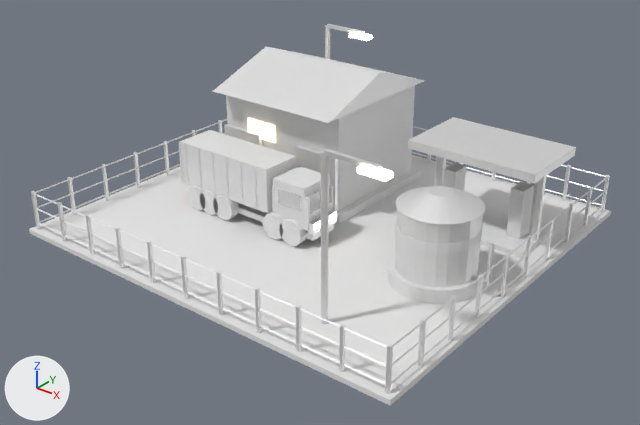
The FBX model Assets/Art/KayseriIsland/Models/Iron/Phase1/Fleet_P1.fbx: old version first, new version second.
Rendered twice from a camera (50 mm lens) standing at (3.9, -59.0, 34.1) and looking at (-25.3, -22.4, 11.5). The lights are fixed; the arrows at lower left show +X, +Y and +Z. The older version comes first. Where no turn or scale is listed for an object, it has been applied to the vertices. Vertices at exactly the same position are counted once.

Script lines for the objects in view, before the commit:
```python
ob_fleet_doors = bpy.data.objects.new('Fleet.Doors', me_fleet_doors_001)
ob_fleet_doors.location = (0.0, 0.0, 9.96)
ob_fleet_fueltank = bpy.data.objects.new('Fleet.FuelTank', me_fleet_fueltank_001)
ob_fleet_fueltank.location = (-17.0, -23.0, 10.26)
ob_fleet_garage = bpy.data.objects.new('Fleet.Garage', me_fleet_garage_001)
ob_fleet_garage.location = (-30.0, -16.5, 10.26)
ob_fleet_lamp0 = bpy.data.objects.new('Fleet.Lamp0', me_fleet_lamp0_001)
ob_fleet_lamp0.location = (-33.0, -12.0, 10.26)
ob_fleet_parked0 = bpy.data.objects.new('Fleet.Parked0', me_fleet_trucksrc_001)
ob_fleet_parked0.location = (-29.0, -23.5, 10.26)
ob_fleet_yard = bpy.data.objects.new('Fleet.Yard', me_fleet_yard_001)
ob_fleet_yard.location = (0.0, 0.0, 9.96)
# also in view: 'Fleet.Lamp1' at (-17.3, -30.0, 14.8); 'Fleet.FuelIsland' at (-18.0, -16.0, 12.9); 'Fleet.Fence' at (-26.0, -21.0, 11.5)
```
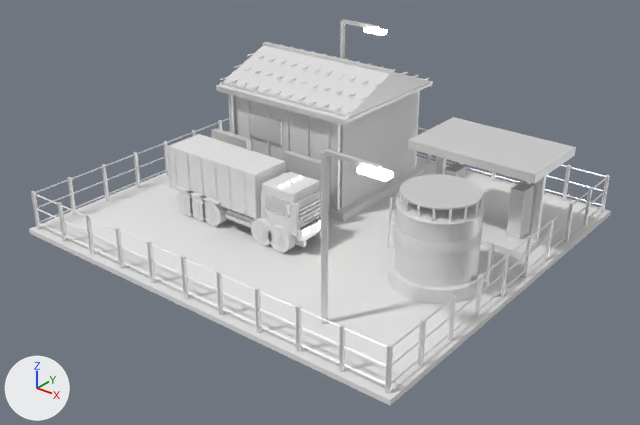
The change, as a list of edits to the scene's bpy script:
```text
Change me_fleet_fueltank_001:
    remove me_fleet_fueltank_001.from_pydata(...)  # 224 vertices, 420 faces; spans x -2.53..3.22, y -2.53..2.53, z 0.0..5.15
    add me_fleet_fueltank_001.from_pydata(...)  # 528 vertices, 916 faces; spans x -2.87..3.22, y -2.53..2.53, z 0.0..5.18
    me_fleet_fueltank_001 part 1: a new loose piece, a 24-sided cylinder along z spanning x -2.09..2.09, y -2.09..2.09, z 5.095..5.185, in mat_steel_dk (white #e7e7e7)
    me_fleet_fueltank_001 part 2: a new loose piece, a box spanning x -2.865..-2.775, y -0.345..-0.255, z 1.1..4.1, in mat_steel_dk (white #e7e7e7)
    other edits to the shape of me_fleet_fueltank_001 do not show in these pictures
Change me_fleet_trucksrc_001:
    remove me_fleet_trucksrc_001.from_pydata(...)  # 408 vertices, 696 faces; spans x -5.45..4.95, y -1.46..1.46, z 0.0..4.18
    add me_fleet_trucksrc_001.from_pydata(...)  # 1180 vertices, 2028 faces; spans x -5.45..4.95, y -1.71..1.71, z 0.0..4.18
    me_fleet_trucksrc_001 part 3: a new loose piece, a box spanning x -4.79..4.79, y -0.85..-0.59, z 0.49..0.96, in mat_steel_dk (white #e7e7e7)
    me_fleet_trucksrc_001 part 4: a new loose piece, a 12-sided cylinder along y spanning x 3.0..3.99, y -1.48..-0.88, z 0.3..1.29, in mat_steel_dk (white #e7e7e7)
    me_fleet_trucksrc_001 part 5: a new loose piece, a 12-sided cylinder along y spanning x 1.71..2.7, y -1.48..-0.88, z 0.3..1.29, in mat_steel_dk (white #e7e7e7)
    me_fleet_trucksrc_001 part 6: a new loose piece, a 12-sided cylinder along y spanning x -2.32..-1.33, y -1.48..-0.88, z 0.3..1.29, in mat_steel_dk (white #e7e7e7)
    me_fleet_trucksrc_001 part 7: a new loose piece, a 12-sided cylinder along y spanning x -3.46..-2.47, y -1.48..-0.88, z 0.3..1.29, in mat_steel_dk (white #e7e7e7)
    me_fleet_trucksrc_001 part 8: a new loose piece, a 12-sided cylinder along y spanning x -4.52..-3.53, y -1.48..-0.88, z 0.3..1.29, in mat_steel_dk (white #e7e7e7)
    me_fleet_trucksrc_001 part 9: a new loose piece, a box spanning x -2.55..-1.1, y -1.56..-0.8, z 1.61..1.73, in mat_white (white #e7e7e7)
    me_fleet_trucksrc_001 part 10: 51 vertices moved from x -4.72..3.89, y -1.46..1.46, z 0.11..1.49 to x -4.81..3.84, y -1.46..1.46, z 0.08..1.52; 157 vertices removed from x -4.83..4.79, y -1.46..1.46, z 0.11..1.49; 409 vertices added at x -4.81..4.7, y -1.71..1.71, z 0.08..3.82
    other edits to the shape of me_fleet_trucksrc_001 do not show in these pictures
    add me_fleet_trucksrc_001.materials.append(mat_steel_lt)  # white #e7e7e7
Change me_fleet_garage_001:
    remove me_fleet_garage_001.from_pydata(...)  # 54 vertices, 80 faces; spans x -5.0..5.0, y -5.1..5.1, z 0.0..8.26
    add me_fleet_garage_001.from_pydata(...)  # 990 vertices, 1484 faces; spans x -5.17..5.17, y -4.67..4.67, z 0.0..8.36
    me_fleet_garage_001 part 11: the loose piece of 6 vertices spanning x -4.6..4.6, y -5.1..5.1, z 6.5..8.26 is scaled about its middle by (1.11, 0.902, 1)
    me_fleet_garage_001 part 12: 704 vertices added at x -5.17..5.17, y -4.67..4.67, z 0.5..8.36
    other edits to the shape of me_fleet_garage_001 do not show in these pictures
    add me_fleet_garage_001.materials.append(mat_steel)  # white #e7e7e7
Change ob_fleet_lamp0:
    ob_fleet_lamp0.location: (-33.0, -12.0, 10.26) -> (-33.0, -10.31, 10.26)
Change ob_fleet_parked0:
    ob_fleet_parked0.location: (-29.0, -23.5, 10.26) -> (-29.0, -24.46, 10.26)
Change ob_fleet_doors:
    ob_fleet_doors.location: (0.0, 0.0, 9.96) -> (0.0, -1.15, 9.96)
Change ob_fleet_garage:
    ob_fleet_garage.location: (-30.0, -16.5, 10.26) -> (-30.0, -16.08, 10.26)
```

Boxes [x1, y1, x2, y2] around the edits, measured in the pictures (640 x 425 px; the box of a moved part takes in the faces that stretch with it):
'Fleet.Garage', reshaped, moved
    before: [213, 47, 425, 224]
    after: [216, 42, 433, 222]
'Fleet.Parked0', reshaped, moved
    before: [178, 130, 337, 246]
    after: [167, 134, 321, 253]
'Fleet.FuelTank', reshaped (10% taller)
    before: [388, 186, 495, 304]
    after: [388, 174, 495, 304]
'Fleet.Doors', moved
    before: [224, 124, 339, 212]
    after: [212, 129, 321, 191]
'Fleet.Lamp0', moved
    before: [325, 24, 372, 59]
    after: [340, 19, 387, 59]
part 1 of me_fleet_fueltank_001, added
    after: [400, 174, 483, 210]
part 2 of me_fleet_fueltank_001, added
    after: [388, 197, 392, 248]
part 3 of me_fleet_trucksrc_001, added
    after: [226, 208, 306, 247]
part 4 of me_fleet_trucksrc_001, added
    after: [272, 231, 285, 248]
part 5 of me_fleet_trucksrc_001, added
    after: [255, 225, 268, 241]
part 6 of me_fleet_trucksrc_001, added
    after: [205, 206, 217, 221]
part 7 of me_fleet_trucksrc_001, added
    after: [192, 201, 203, 216]
part 8 of me_fleet_trucksrc_001, added
    after: [179, 196, 191, 211]
part 9 of me_fleet_trucksrc_001, added
    after: [200, 197, 221, 205]
part 10 of me_fleet_trucksrc_001, built on
    before: [188, 186, 334, 246]
    after: [175, 176, 321, 253]
part 11 of me_fleet_garage_001, moved or reshaped
    before: [213, 47, 425, 123]
    after: [219, 45, 430, 119]
part 12 of me_fleet_garage_001, added
    after: [216, 42, 433, 211]
